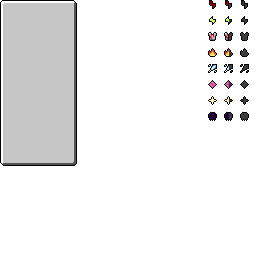
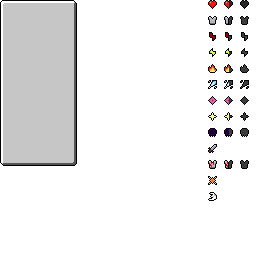
Two versions of the same layered image (256 × 256). Layer-by-layer changes:
painted on "InterfaceAttributes" over [208, 0, 249, 201]
